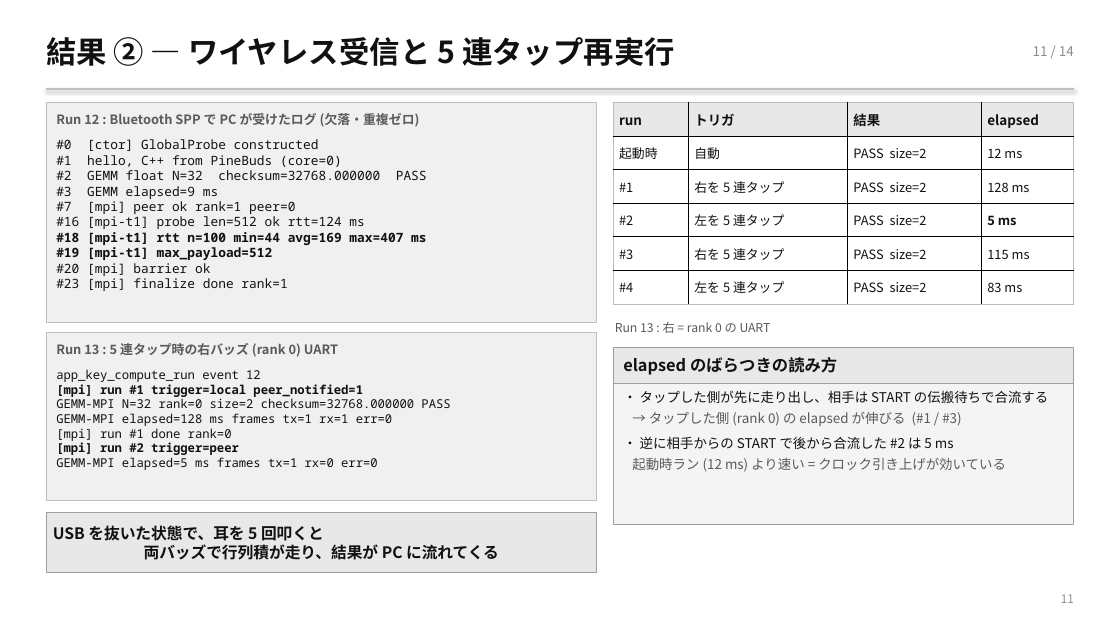
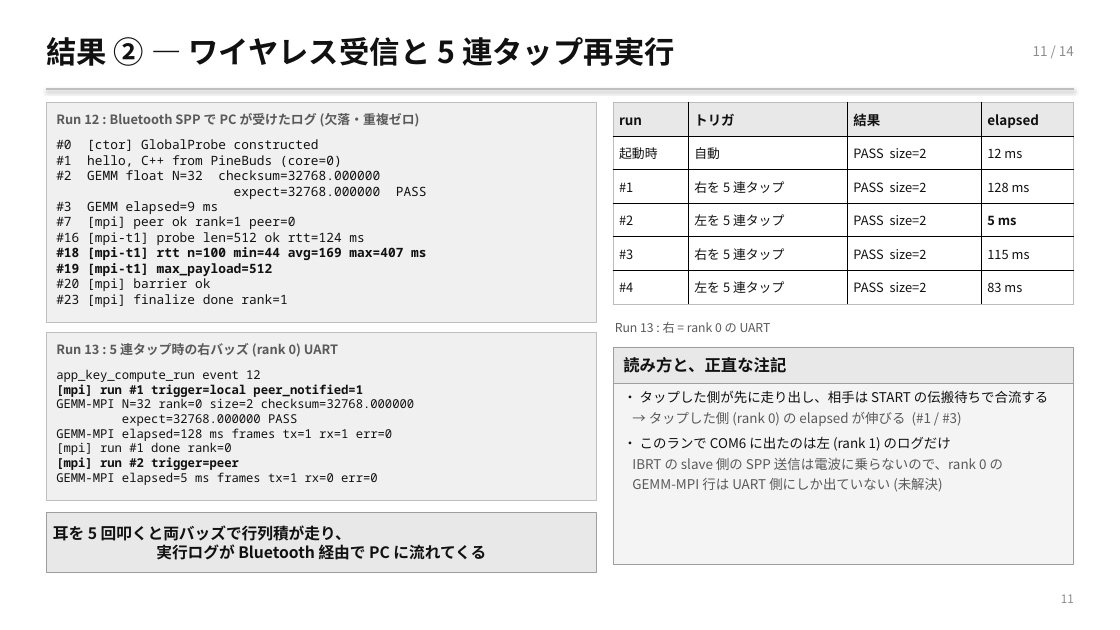
Before and after one commit to TamichiRyuto/pine-buds-cluster, a slide deck: slide 12 of slides/lt-ear-parallel.pptx. Drawn at 1120x630 pixels with LibreOffice and Linux fonts; fonts in the diff are those of the drawing. Boxes give left, top, right and bottom in pixels: in the first picture for what was removed or moved away, otherwise in the second. Text is boxed around its words. In the diff, an @@ line names an element or a change of style, - is before the commit and + after.

```diff
--- a/slides/lt-ear-parallel.pptx
+++ b/slides/lt-ear-parallel.pptx
@@ text at <box>87,170,427,199</box>: text changed @@
-#2 GEMM float N=32 checksum=32768.000000 PASS
+#2 GEMM float N=32 checksum=32768.000000
+expect=32768.000000 PASS
@@ rectangle: place and size @@
-rectangle at <box>613,348,1074,524</box>
+rectangle at <box>613,348,1074,565</box>
@@ text at <box>623,357,786,373</box>: text changed @@
-elapsed のばらつきの読み方
+読み方と、正直な注記
@@ text at <box>56,398,414,426</box>: text changed @@
-GEMM-MPI N=32 rank=0 size=2 checksum=32768.000000 PASS
+GEMM-MPI N=32 rank=0 size=2 checksum=32768.000000
+expect=32768.000000 PASS
@@ text at <box>623,436,1003,492</box>: text changed @@
-・ 逆に相手からの START で後から合流した #2 は 5 ms
-起動時ラン (12 ms) より速い = クロック引き上げが効いている
+・ このランで COM6 に出たのは左 (rank 1) のログだけ
+IBRT の slave 側の SPP 送信は電波に乗らないので、rank 0 の
+GEMM-MPI 行は UART 側にしか出ていない (未解決)
@@ text at <box>53,525,486,560</box>: text changed @@
-USB を抜いた状態で、耳を 5 回叩くと
-両バッズで行列積が走り、結果が PC に流れてくる
+耳を 5 回叩くと両バッズで行列積が走り、
+実行ログが Bluetooth 経由で PC に流れてくる
```
Also in this commit, not shown: 13 other slides changed, 2 other files.
